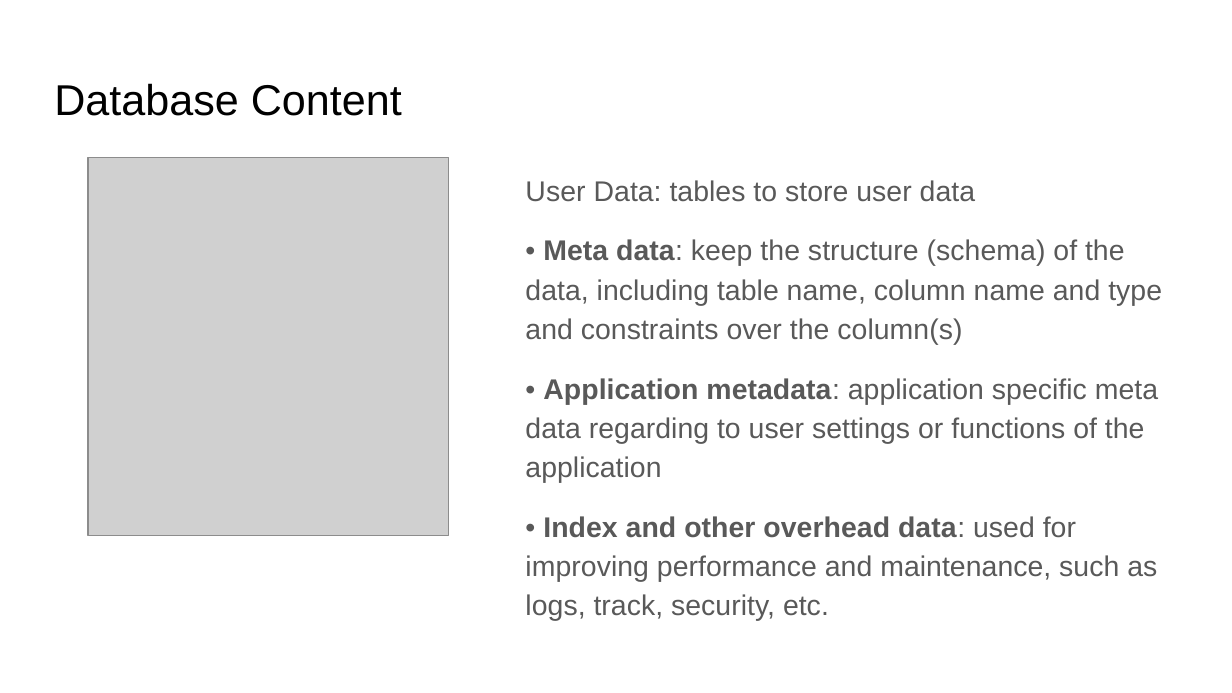
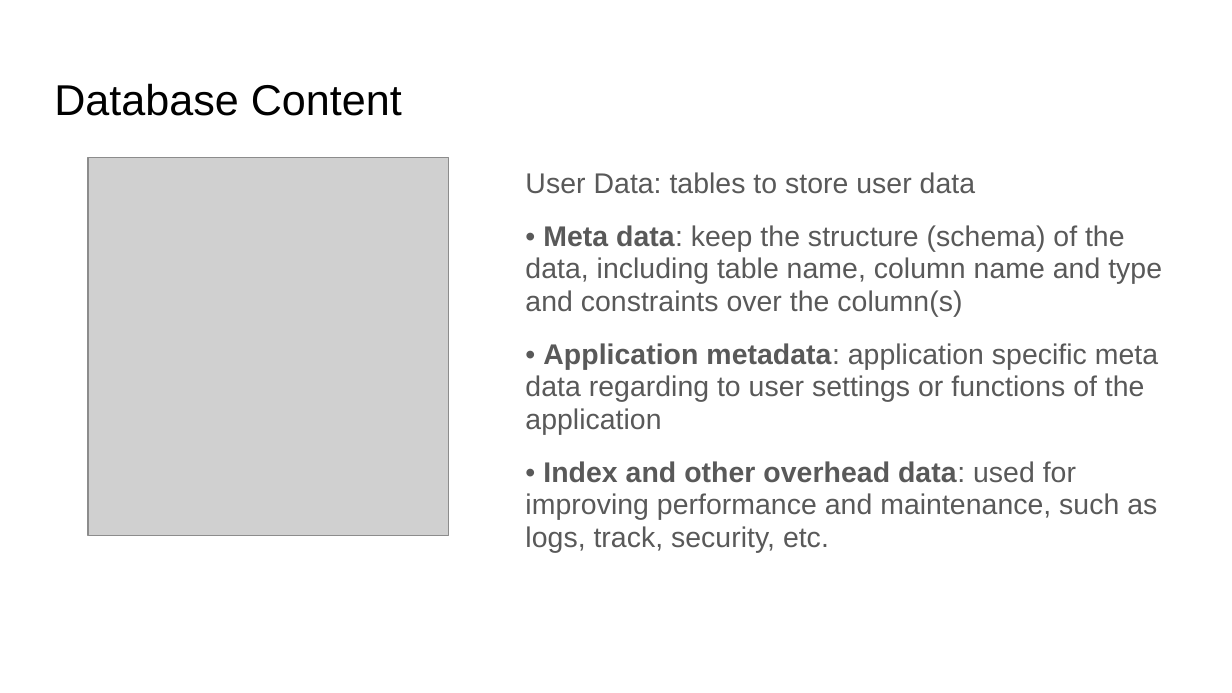
Before and after one commit to imcuteani/Azure_Big_Data_Training, a slide deck: slide 10 of IIHT-Capgemini Big Data Azure Training-Slide.pptx. Drawn at 1232x693 pixels with LibreOffice and Linux fonts; fonts in the diff are those of the drawing; grey boxes stand for pictures. Boxes give left, top, right and bottom in pixels: in the first picture for what was removed or moved away, otherwise in the second. Text is boxed around its words. In the diff, an @@ line names an element or a change of style, - is before the commit and + after.

```diff
--- a/IIHT-Capgemini Big Data Azure Training-Slide.pptx
+++ b/IIHT-Capgemini Big Data Azure Training-Slide.pptx
@@ text "User Data: tables to store ..." at box(525, 172, 1162, 552): line spacing 1.15 to 0.95 @@
```
Also in this commit, not shown: 1 slide added, 11 other files.
